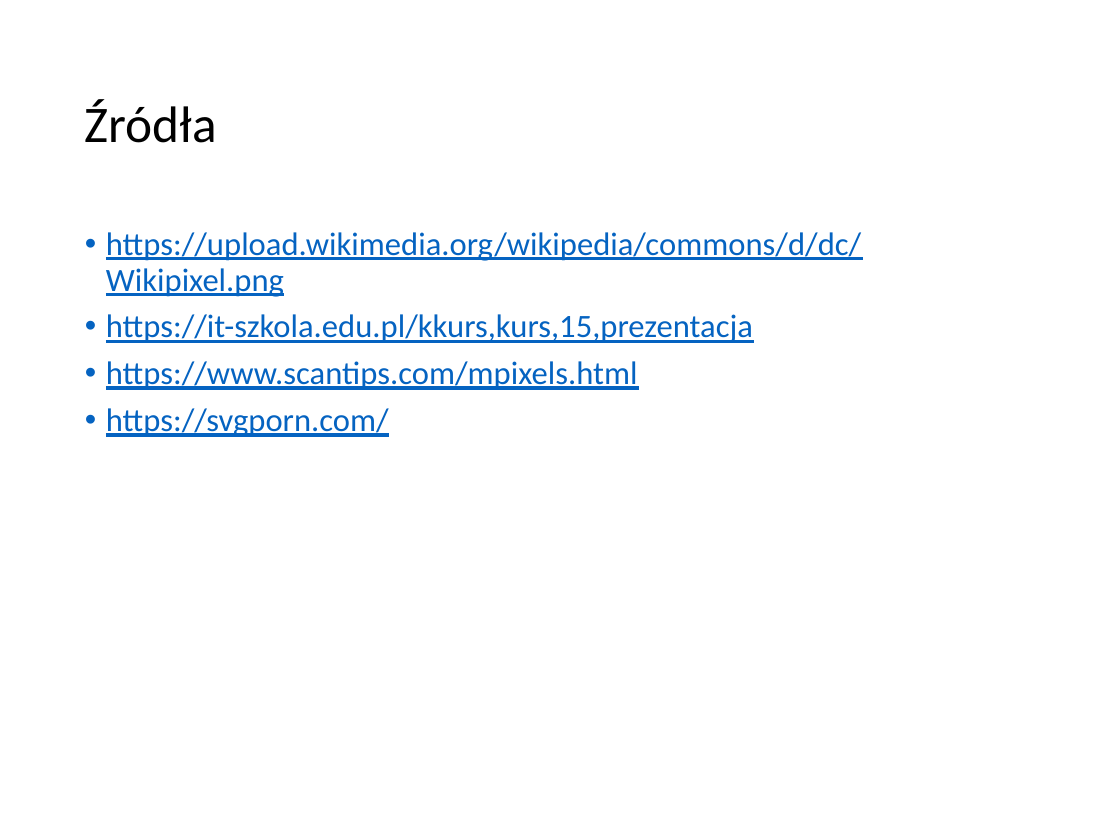
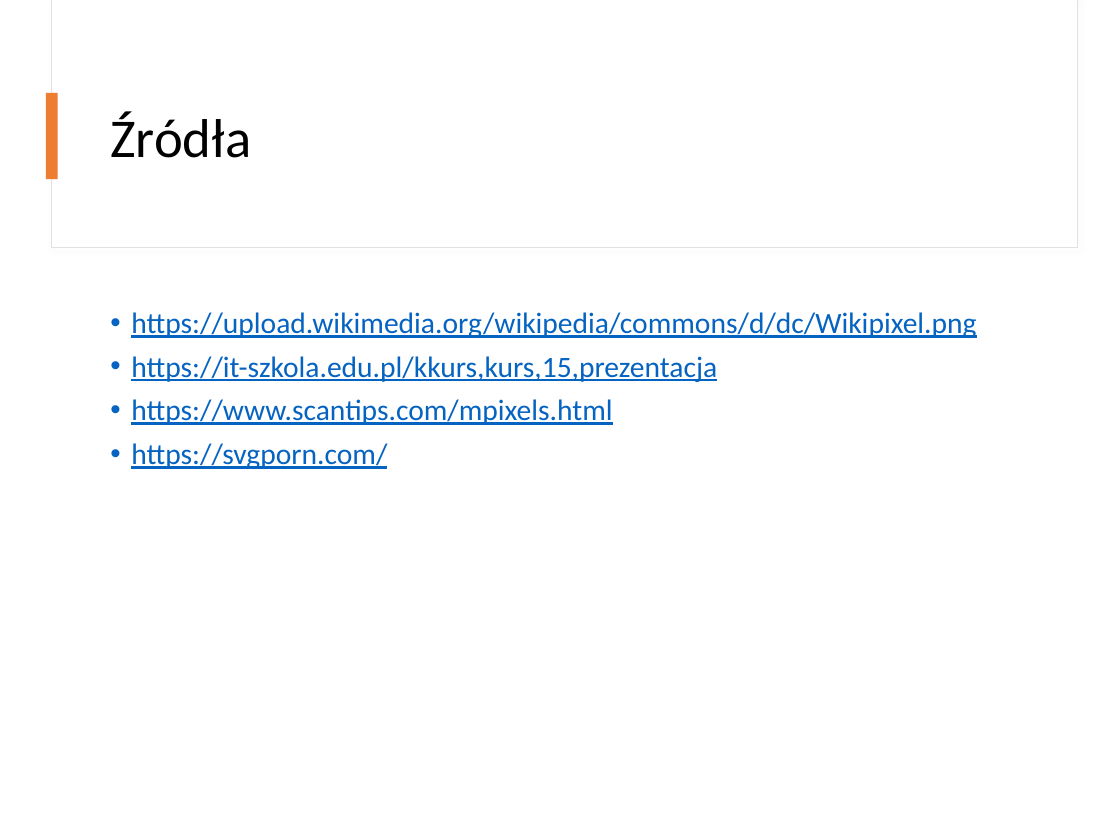
Before and after one commit to blackbat13/cs-lut, a slide deck: slide 7 of Grafika/Grafika rastrowa i wektorowa.pptx. Drawn at 1120x840 pixels with LibreOffice and Linux fonts; fonts in the diff are those of the drawing. Boxes give left, top, right and bottom in pixels: in the first picture for what was removed or moved away, otherwise in the second. Text is boxed around its words. In the diff, an @@ line names an element or a change of style, - is before the commit and + after.

```diff
--- a/Grafika/Grafika rastrowa i wektorowa.pptx
+++ b/Grafika/Grafika rastrowa i wektorowa.pptx
@@ rectangle added at (51,0,1077,247), fill #FFFFFF, outline #E1E1E1 0.75 pt @@
@@ rectangle added at (52,0,1077,247), fill #FFFFFF @@
@@ title "Źródła": place and size @@
-title "Źródła" at (85,100,217,143)
+title "Źródła" at (110,111,251,158)
@@ title "Źródła" at (110,111,251,158): size 46.9 to 50 pt @@
@@ rectangle added at (46,93,57,180), fill #ED7D31 @@
@@ text "https://upload.wikimedia.org/wikipedia/commons/d/dc/Wikipixe ...": place and size @@
-text "https://upload.wikimedia.org/wikipedia/commons/d/dc/Wikipixe ..." at (106,232,861,437)
+text "https://upload.wikimedia.org/wikipedia/commons/d/dc/Wikipixe ..." at (131,312,976,469)
@@ text "https://upload.wikimedia.org/wikipedia/commons/d/dc/Wikipixe ..." at (131,312,976,469): size 29.9 to 27 pt @@
```
Also in this commit, not shown: 4 other slides changed, 2 slides added, 2 slides removed, 1 other file.
